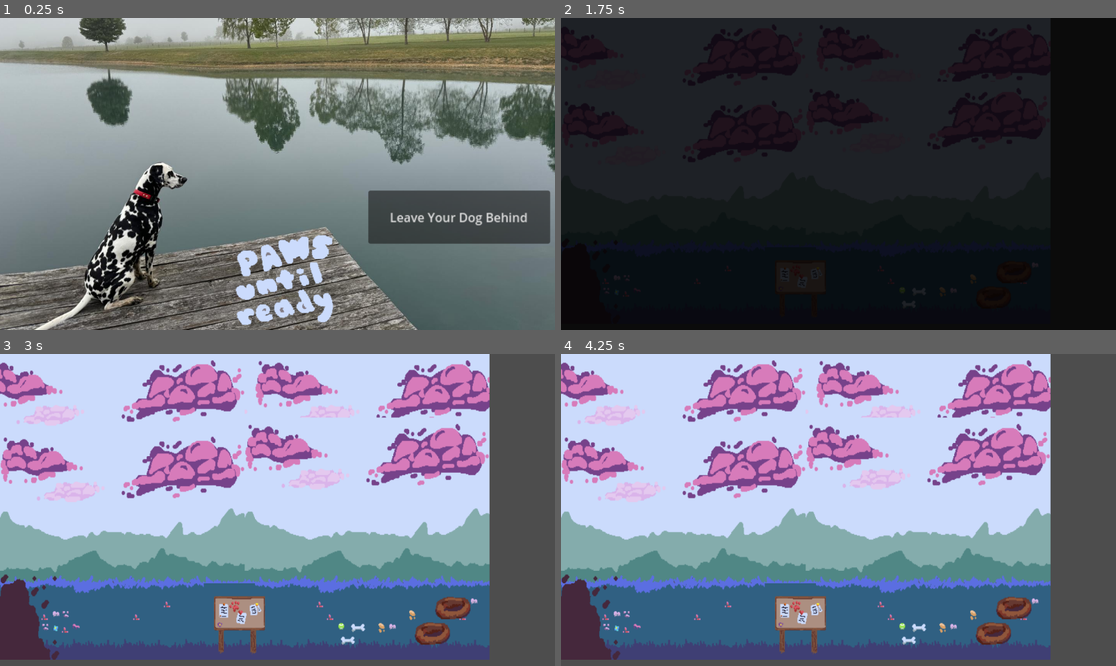
Above: before the commit, frames 1-4 (two rows, left to right).
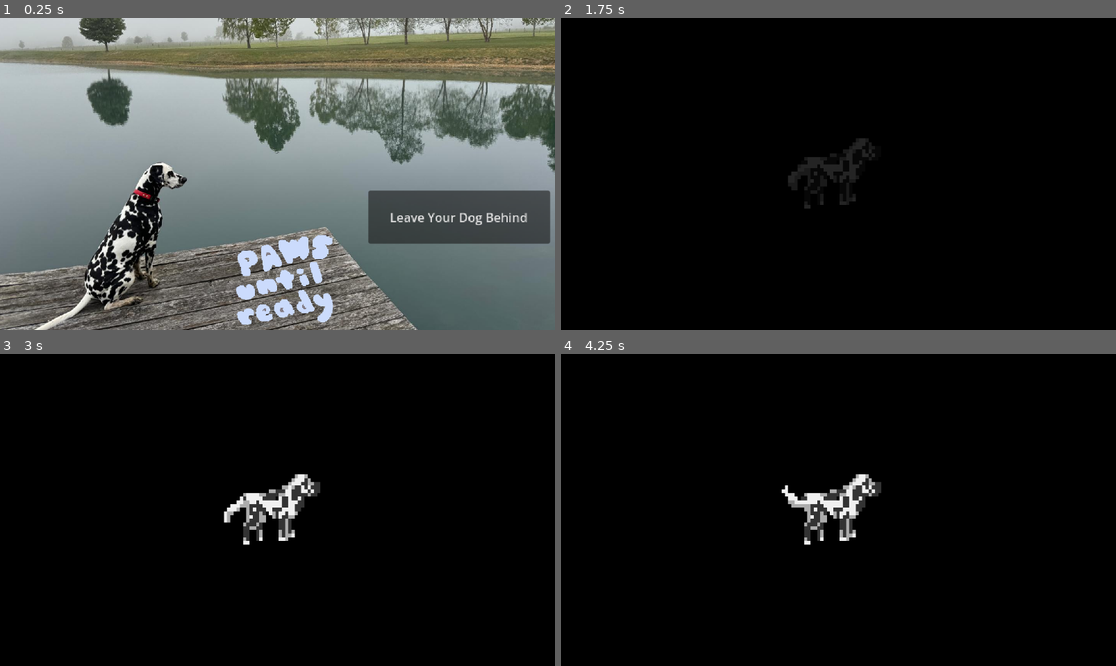
Above: after the commit, the same moments.

Repository: ecb7gr/paws_until_ready
Game: Godot game, scene res://homeScreen.tscn
The game is run twice, just before and just after one commit, with the same random seed, the same clock (stepped at 60 frames per second) and the same inputs.
Inputs:
- Up to frame 1 (0.25 s): no input
- Up to frame 2 (1.75 s): click "Leave Your Dog Behind" at 0.5 s; click "Leave Your Dog Behind" at 1.25 s
- Up to frame 3 (3 s): no input
- Up to frame 4 (4.25 s): no input

The runs differ from the first frame. In frame 1, 0.8% of the frame differs, in the area x 0-100%, y 0-100%; in frame 2, 55%; in frame 3, 100%; in frame 4, 100%.

Commit message:
ohMYGODthisissostressful
commit before I try to see if this cutscene works

Diff:
--- /dev/null
+++ b/intro_cut_scene.tscn
@@ -0,0 +1,86 @@
+[gd_scene load_steps=11 format=3 uid="uid://c0cn8iv6fu8mm"]
+
+[ext_resource type="Texture2D" uid="uid://dmekp3idv4v1f" path="res://WinterBonnie.png" id="1_k5jjt"]
+
+[sub_resource type="AtlasTexture" id="AtlasTexture_b662r"]
+atlas = ExtResource("1_k5jjt")
+region = Rect2(0, 0, 32, 32)
+
+[sub_resource type="AtlasTexture" id="AtlasTexture_s4fnp"]
+atlas = ExtResource("1_k5jjt")
+region = Rect2(32, 0, 32, 32)
+
+[sub_resource type="AtlasTexture" id="AtlasTexture_lv6x0"]
+atlas = ExtResource("1_k5jjt")
+region = Rect2(64, 0, 32, 32)
+
+[sub_resource type="AtlasTexture" id="AtlasTexture_shnuj"]
+atlas = ExtResource("1_k5jjt")
+region = Rect2(0, 32, 32, 32)
+
+[sub_resource type="AtlasTexture" id="AtlasTexture_x7l3w"]
+atlas = ExtResource("1_k5jjt")
+region = Rect2(32, 32, 32, 32)
+
+[sub_resource type="AtlasTexture" id="AtlasTexture_boufr"]
+atlas = ExtResource("1_k5jjt")
+region = Rect2(64, 32, 32, 32)
+
+[sub_resource type="AtlasTexture" id="AtlasTexture_slcrr"]
+atlas = ExtResource("1_k5jjt")
+region = Rect2(0, 64, 32, 32)
+
+[sub_resource type="AtlasTexture" id="AtlasTexture_12ydb"]
+atlas = ExtResource("1_k5jjt")
+region = Rect2(32, 64, 32, 32)
+
+[sub_resource type="SpriteFrames" id="SpriteFrames_ab42h"]
+animations = [{
+"frames": [{
+"duration": 1.0,
+"texture": SubResource("AtlasTexture_b662r")
+}, {
+"duration": 1.0,
+"texture": SubResource("AtlasTexture_s4fnp")
+}, {
+"duration": 1.0,
+"texture": SubResource("AtlasTexture_lv6x0")
+}, {
+"duration": 1.0,
+"texture": SubResource("AtlasTexture_shnuj")
+}, {
+"duration": 1.0,
+"texture": SubResource("AtlasTexture_x7l3w")
+}, {
+"duration": 1.0,
+"texture": SubResource("AtlasTexture_boufr")
+}, {
+"duration": 1.0,
+"texture": SubResource("AtlasTexture_slcrr")
+}, {
+"duration": 1.0,
+"texture": SubResource("AtlasTexture_12ydb")
+}],
+"loop": true,
+"name": &"default",
+"speed": 5.0
+}]
+
+[node name="IntroCutScene" type="Node"]
+
+[node name="AnimatedSprite2D" type="AnimatedSprite2D" parent="."]
+visibility_layer = 3
+z_index = 3
+position = Vector2(572, 316)
+scale = Vector2(6.6875, 7.65625)
+sprite_frames = SubResource("SpriteFrames_ab42h")
+autoplay = "default"
+
+[node name="ColorRect" type="ColorRect" parent="."]
+offset_top = -12.0
+offset_right = 1164.0
+offset_bottom = 680.0
+color = Color(0, 0, 0, 1)
+
+[node name="Camera2D" type="Camera2D" parent="."]
+position = Vector2(583, 336)
--- a/project.godot
+++ b/project.godot
@@ -22,3 +22,7 @@
 [editor]
 
 version_control/autoload_on_startup=true
+
+[rendering]
+
+textures/canvas_textures/default_texture_filter=0
--- a/startButton.gd
+++ b/startButton.gd
@@ -14,5 +14,5 @@
 func _on_pressed() -> void:
 	Transition.transition()
 	await Transition.on_transition_finished
-	get_tree().change_scene_to_file("res://gameStart.tscn")
+	get_tree().change_scene_to_file("res://intro_cut_scene.tscn")
 	pass # Replace with function body.
Binary file added: WinterBonnie.png
Not shown, added: WinterBonnie.png.import
